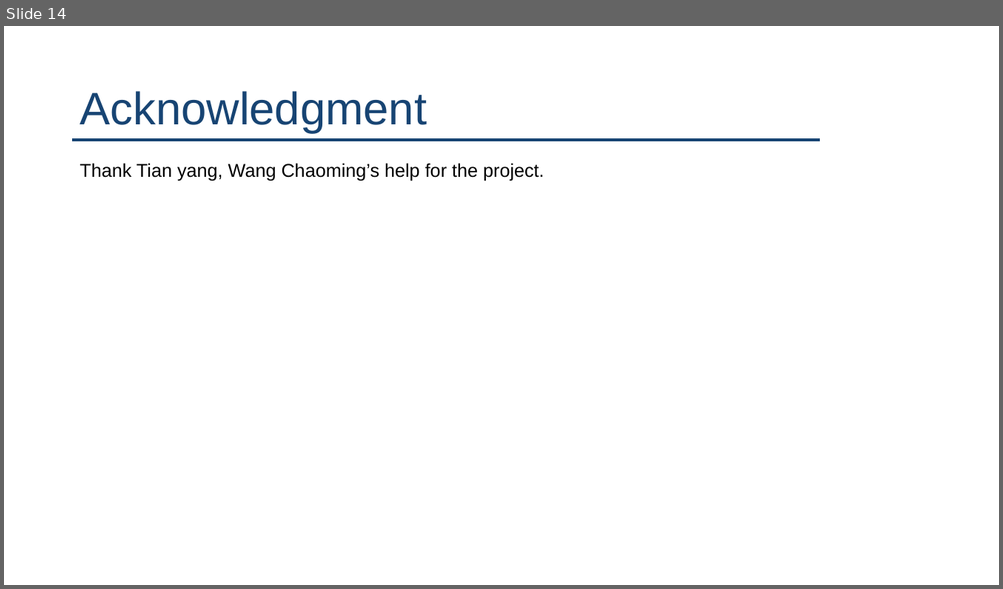
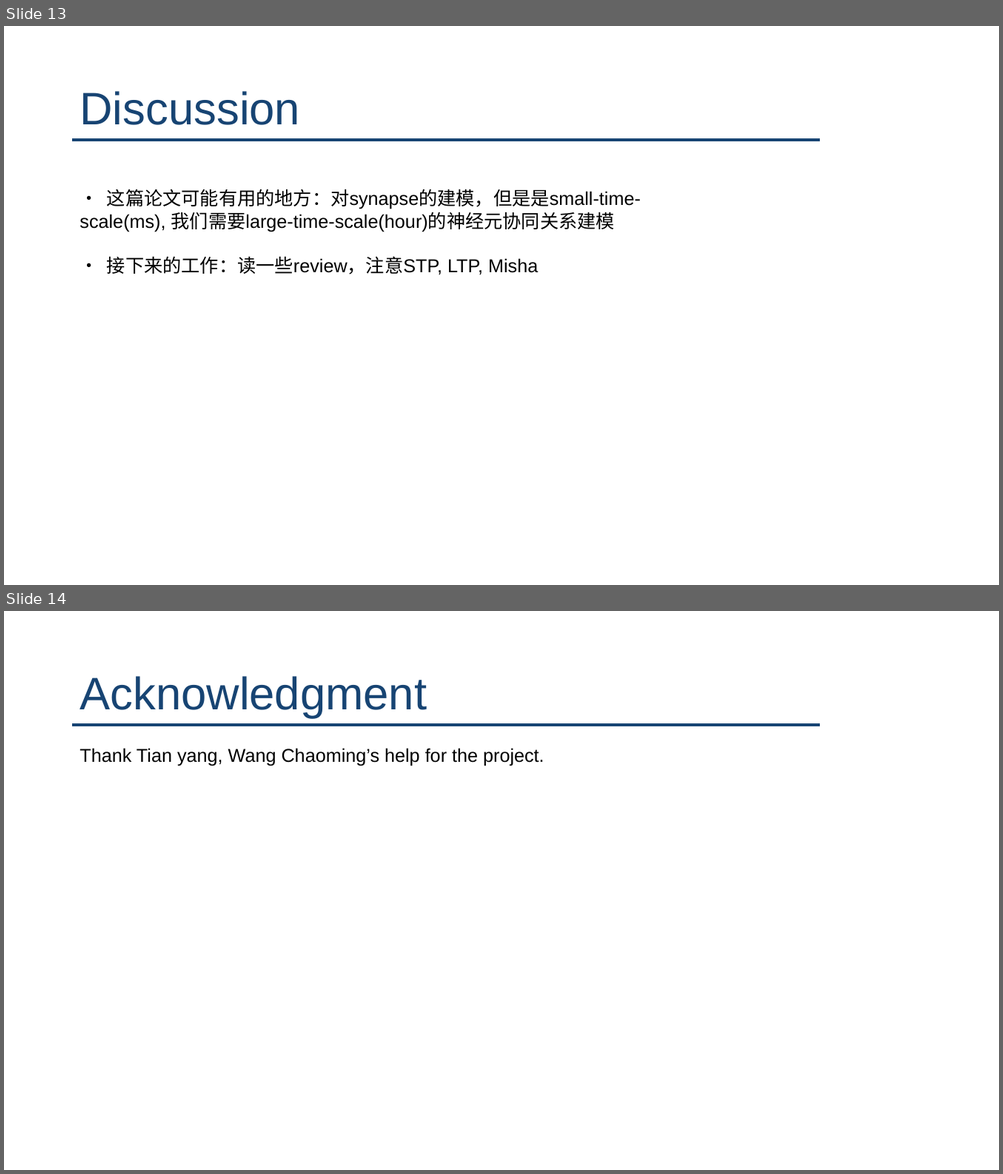
Before and after one commit to AohuaCheng/Neuro-and-Complexity-Science, a slide deck: Discuss/AohuaCheng_STDP.pptx. Shown one above the other, each under a label of ours: slide 14 before the commit, slides 13 and 14 after it. The pictures are 1003x589 and 1003x1174 pixels, drawn with LibreOffice and Linux fonts; fonts in the diff are those of the drawing. Boxes give left, top, right and bottom in pixels: in the first picture for what was removed or moved away, otherwise in the second. Text is boxed around its words. In the diff, an @@ line names an element or a change of style, - is before the commit and + after.

```diff
--- a/Discuss/AohuaCheng_STDP.pptx
+++ b/Discuss/AohuaCheng_STDP.pptx
@@ slide 13 added at (x1=4, y1=26, x2=999, y2=585), background #FFFFFF @@
@@ title added at (x1=79, y1=91, x2=300, y2=125), 44 pt, text #174473 @@
+Discussion
@@ line added from (73, 140) to (820, 140), #174473 3 pt @@
@@ text added at (x1=79, y1=189, x2=640, y2=275), 18 pt, text #000000 @@
+• 这篇论文可能有用的地方：对synapse的建模，但是是small-time-scale(ms), 我们需要large-time-scale(hour)的神经元协同关系建模
+• 接下来的工作：读一些review，注意STP, LTP, Misha
```
Also in this commit, not shown: 2 slides changed, 1 slide removed, 8 other files.
